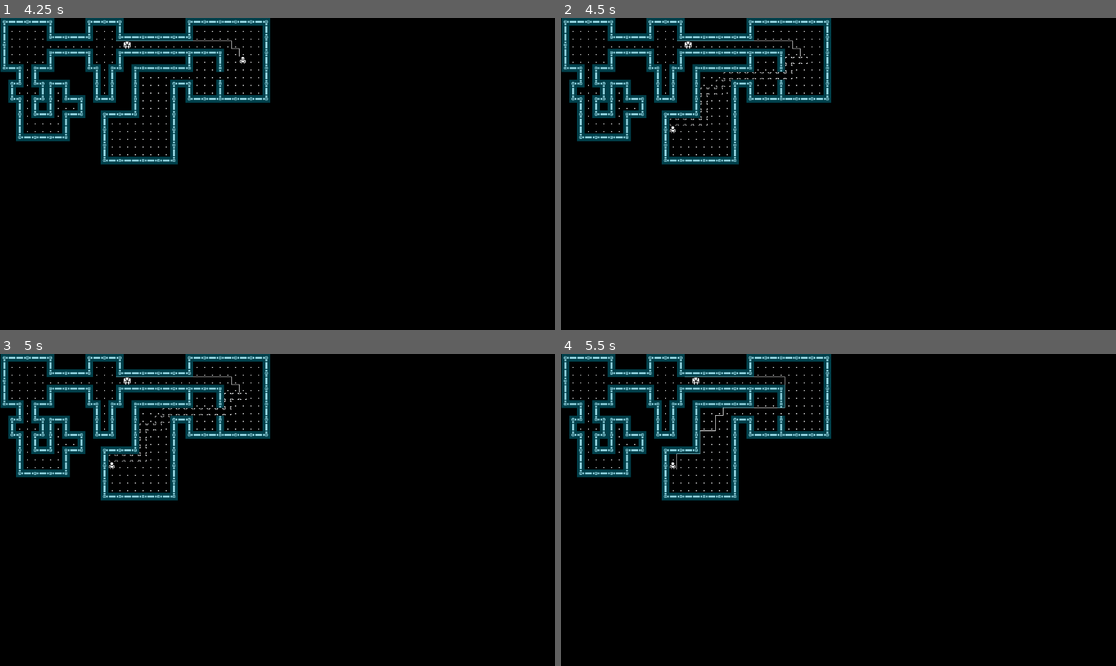
Above: before the commit, frames 1-4 (two rows, left to right).
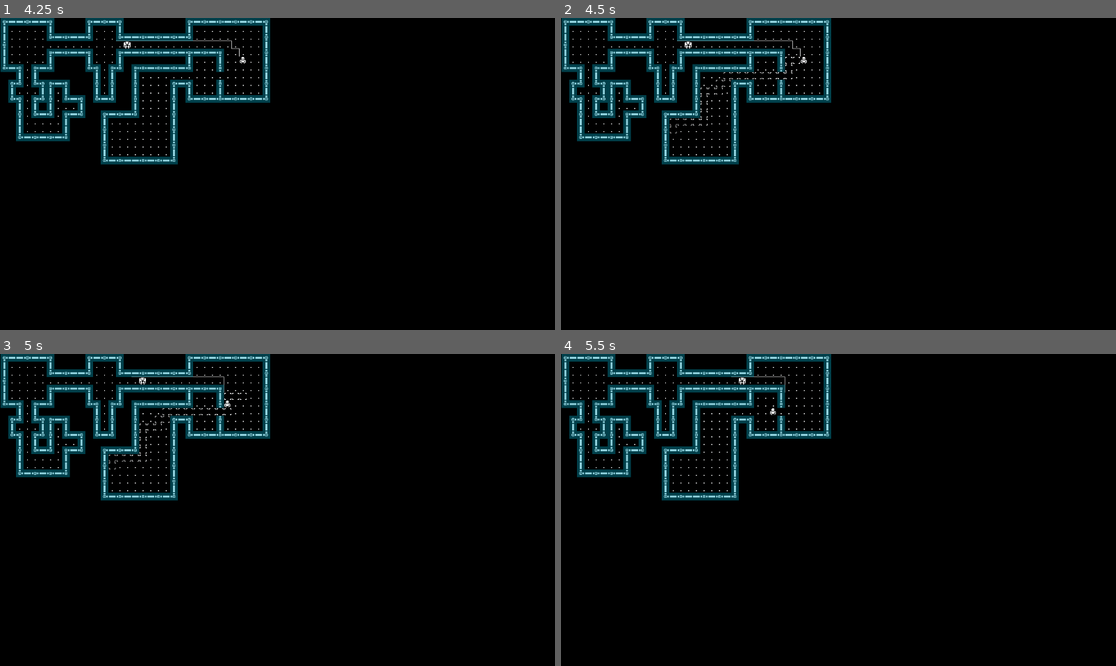
Above: after the commit, the same moments.

Repository: astalarico/roguelike
Game: Godot game, scene res://Scenes/game.tscn
Two runs of this game, one before a commit and one after it. Both use one fixed random seed, a clock stepped at 60 frames per second and the inputs below.
Inputs (mouse positions are in pixels of both pictures, inside the frame that each line leads up to):
- Up to frame 1 (4.25 s): tap Enter at 0.5, 2, 3.5 s; move the mouse to (399, 158) at 0.52 s; hold Right (ui_right) 0.53-1.28 s; click (399, 158) at 0.67 s; tap Space at 1.25, 2.75 s; move the mouse to (166, 189) at 1.27 s; hold Down (ui_down) 1.28-2.03 s; click (166, 189) at 1.42 s; move the mouse to (333, 105) at 2.02 s; hold Right (ui_right) 2.03-2.78 s; click (333, 105) at 2.17 s; move the mouse to (249, 236) at 2.77 s; hold Up (ui_up) 2.78-3.53 s; click (249, 236) at 2.92 s; move the mouse to (444, 220) at 3.52 s; hold Left (ui_left) from 3.53 s (still down); click (444, 220) at 3.67 s
- Up to frame 2 (4.5 s): keep holding Left (ui_left); tap Space at 4.25 s; move the mouse to (672, 127) at 4.27 s; click (672, 127) at 4.42 s
- Up to frame 3 (5 s): keep holding Left (ui_left)
- Up to frame 4 (5.5 s): move the mouse to (866, 510) at 5.02 s; release Left (ui_left) at 5.03 s; hold Down (ui_down) from 5.03 s (still down); click (866, 510) at 5.17 s

Frame 1 is identical in both runs. In frame 2, less than 0.1% of the frame differs, in the area x 19-45%, y 12-37%; in frame 3, 0.1%; in frame 4, 0.2%, in the area x 19-41%, y 7-38%.

Commit message:
updating player movement using the mouse. fixing duplicate movements

Diff:
--- a/Scripts/enemy.gd
+++ b/Scripts/enemy.gd
@@ -28,7 +28,7 @@
 		#print( state.astar_grid.is_point_solid( point / 16) )
 		state.path_line.add_point( point  )
 
-	var next_move        = path_to_player[1] ;
+	var next_move        = path_to_player[1];
 	var move_difference  = Vector2(next_move) - self.position
 	ray.target_position = move_difference
 	ray.force_raycast_update()
--- a/Scripts/player.gd
+++ b/Scripts/player.gd
@@ -3,17 +3,25 @@
 @onready var ray = $RayCast2D
 signal update_world
 var move_to
+var player_path : PackedVector2Array = []
 
 func _unhandled_input(event)->void:
 	var mouse_pos = get_viewport().get_mouse_position()
 	var tile_pos = state.world.local_to_map(mouse_pos)
 	var tile_cell_at_mouse_pos = state.world.get_cell_tile_data(0, tile_pos)
 
-	if event is InputEventMouseButton:
-		print("Mouse Click/Unclick at: ", event.position)
-		if move_to:
-			self.position = move_to
-			print( move_to )
+	if event is InputEventMouseButton and ! event.pressed:
+
+		print( event )
+		#print("Mouse Click/Unclick at: ", event.position)
+		print("player path", player_path)
+		player_path = player_path.slice(1)
+		if player_path.size():
+			for point in player_path:
+				await get_tree().create_timer(.15).timeout
+				self.position = point
+				emit_signal("update_world")
+				print("move enemy too", point)
 
 	elif event is InputEventMouseMotion:
 		#print("Mouse Motion at: ", event.position)
@@ -22,7 +30,7 @@
 
 		state.world.clear_layer(1)
 		if( state.astar_grid.is_in_boundsv( Vector2i(event.position ) / 16) ):
-			var player_path   = state.astar_grid.get_point_path( Vector2i(self.get('position').x , self.get('position').y) / state.GRID_CELL_SIZE, Vector2i(event.position ) / 16)
+			player_path   = state.astar_grid.get_point_path( Vector2i(self.get('position').x , self.get('position').y) / state.GRID_CELL_SIZE, Vector2i(event.position ) / 16)
 			if player_path.size():
 				move_to = player_path[player_path.size() - 1 ]
 
@@ -56,7 +64,7 @@
 			nodeObj.call('_interact', direction)
 
 		#print( ray.get_collision_point() )
-		print( nodeObj.get('position') )
+		#print( nodeObj.get('position') )
 
 
 func _ready()->void:
--- a/Scripts/state.gd
+++ b/Scripts/state.gd
@@ -31,6 +31,6 @@
 		var surrounding_cells = world.get_surrounding_cells( tile )
 		var tile_data = world.get_cell_tile_data( 0, tile )
 		var has_collision = tile_data.get_collision_polygons_count( 0 )
-		print( tile )
+
 		if has_collision :
 			astar_grid.set_point_solid( tile)
